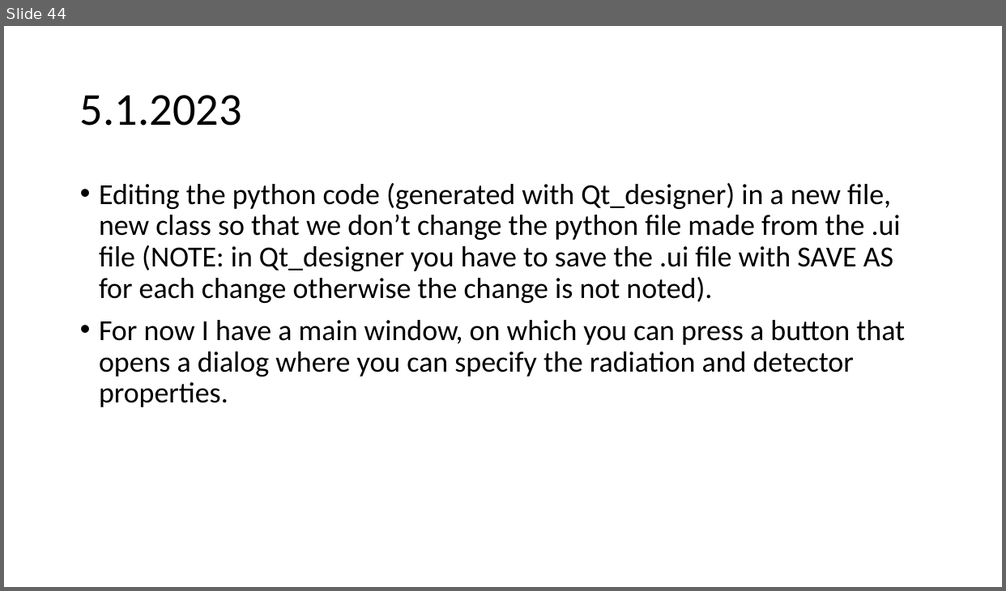
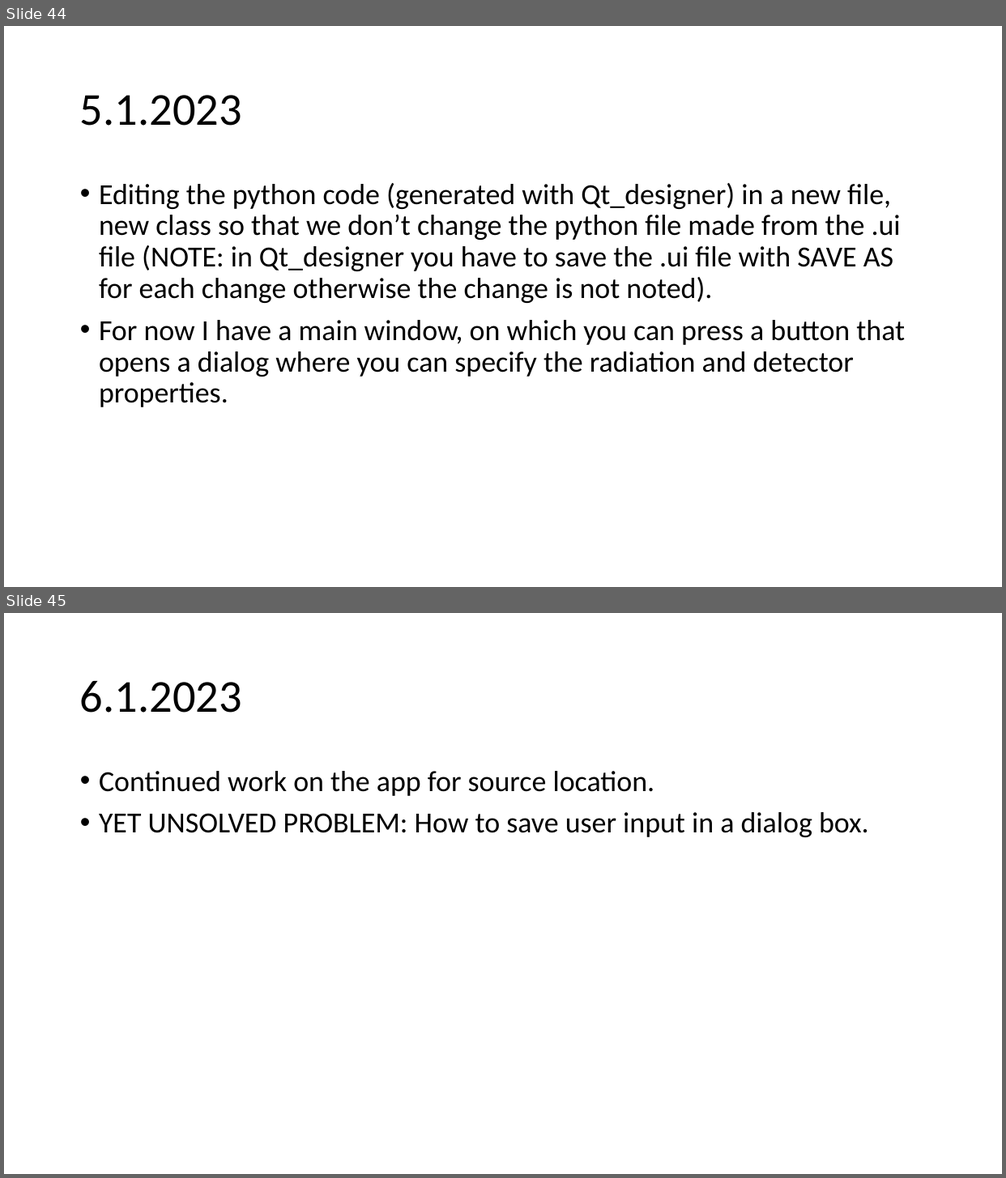
Before and after one commit to urhtrinko/DroneRadioactivity_student_job, a slide deck: reports/work_diary.pptx. Shown one above the other, each under a label of ours: slide 44 before the commit, slides 44 and 45 after it. The pictures are 1006x591 and 1006x1178 pixels, drawn with LibreOffice and Linux fonts; fonts in the diff are those of the drawing. Boxes give left, top, right and bottom in pixels: in the first picture for what was removed or moved away, otherwise in the second. Text is boxed around its words. In the diff, an @@ line names an element or a change of style, - is before the commit and + after.

```diff
--- a/reports/work_diary.pptx
+++ b/reports/work_diary.pptx
@@ slide 45 added at <box>4,613,1002,1174</box>, background #FFFFFF @@
@@ title added at <box>80,681,242,713</box>, 44 pt, text #000000 @@
+6.1.2023
@@ text added at <box>99,771,869,837</box>, 28 pt, text #000000 @@
+• Continued work on the app for source location.
+• YET UNSOLVED PROBLEM: How to save user input in a dialog box.
```
Also in this commit, not shown: 4 other files.
